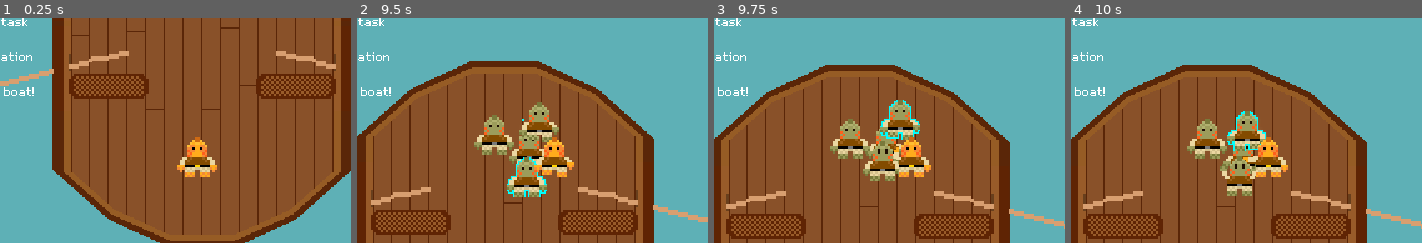
Above: before the commit, frames 1-4 (left to right).
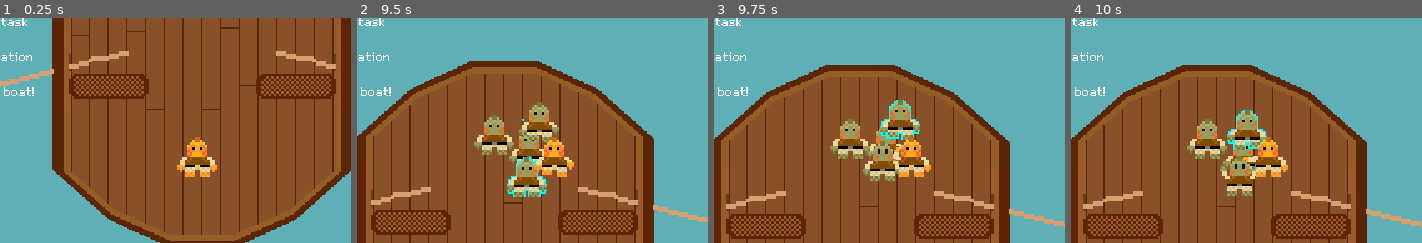
Above: after the commit, the same moments.

Repository: Splashy-Inc/splish-splashisson
Game: Godot game, scene res://Scenes/playground.tscn
Two runs of this game, one before a commit and one after it. Both use one fixed random seed, a clock stepped at 60 frames per second and the inputs below.
Inputs:
- Up to frame 1 (0.25 s): no input
- Up to frame 2 (9.5 s): tap Enter at 0.5 s; hold W (up) 0.53-2.03 s; tap I (interact) every 1.5 s from 0.6 to 8.1 s; tap O (location) every 1.5 s from 1.35 to 8.85 s; hold A (left) 2.03-3.53 s; hold S (down) 3.53-4.28 s; hold D (right) 4.28-5.03 s; hold W (up) 5.03-5.78 s; hold D (right) 5.78-8.03 s; hold S (down) 8.03-8.78 s; hold A (left) from 8.78 s (still down)
- Up to frame 3 (9.75 s): release A (left) at 9.53 s; hold W (up) from 9.53 s (still down); tap I (interact) at 9.6 s
- Up to frame 4 (10 s): keep holding W (up)
The pictures show only the part of the screen within x 28-78%, y 19-69%; the shares and areas given below are measured in that part.

Frames 1-3 are identical in both runs. In frame 4, 0.6% of the frame differs, in the area x 44-56%, y 40-60%.

Commit message:
Add collision shape to deck
Update player and crew to collide with boundary collision layer

Diff:
--- a/Scenes/crew_member.tscn
+++ b/Scenes/crew_member.tscn
@@ -376,7 +376,7 @@
 
 [node name="CrewMember" type="CharacterBody2D"]
 collision_layer = 2
-collision_mask = 5
+collision_mask = 13
 motion_mode = 1
 script = ExtResource("1_ci8gb")
 
--- a/Scenes/deck.gd
+++ b/Scenes/deck.gd
@@ -1,4 +1,4 @@
-extends Node2D
+extends StaticBody2D
 
 class_name Deck
 
--- a/Scenes/deck.tscn
+++ b/Scenes/deck.tscn
@@ -1,15 +1,31 @@
-[gd_scene load_steps=4 format=3 uid="uid://ccika7v5l27ew"]
+[gd_scene load_steps=6 format=3 uid="uid://ccika7v5l27ew"]
 
 [ext_resource type="Texture2D" uid="uid://dl2iyrtq3rdcy" path="res://Art/ShipTiles/ShipMiddle.png" id="1_146gp"]
 [ext_resource type="Script" path="res://Scenes/deck.gd" id="1_u6t8r"]
 [ext_resource type="PackedScene" uid="uid://bh2fvow0in3wk" path="res://Scenes/rowing_task.tscn" id="2_lgf02"]
 
-[node name="Deck" type="Node2D"]
+[sub_resource type="RectangleShape2D" id="RectangleShape2D_pi8fu"]
+size = Vector2(14, 120)
+
+[sub_resource type="RectangleShape2D" id="RectangleShape2D_tyg2r"]
+size = Vector2(15, 120)
+
+[node name="Deck" type="StaticBody2D"]
+collision_layer = 8
+collision_mask = 0
 script = ExtResource("1_u6t8r")
 tasks = Array[int]([0, 0, 0, 0])
 
 [node name="Sprite2D" type="Sprite2D" parent="."]
 texture = ExtResource("1_146gp")
+
+[node name="CollisionShape2D" type="CollisionShape2D" parent="."]
+position = Vector2(-113, 0)
+shape = SubResource("RectangleShape2D_pi8fu")
+
+[node name="CollisionShape2D2" type="CollisionShape2D" parent="."]
+position = Vector2(112.5, 0)
+shape = SubResource("RectangleShape2D_tyg2r")
 
 [node name="Tasks" type="Node2D" parent="."]
 
@@ -18,19 +34,23 @@
 scale = Vector2(-1, 1)
 
 [node name="RowingTask" parent="Tasks/TopLeftSlot" instance=ExtResource("2_lgf02")]
+visible = false
 
 [node name="TopRightSlot" type="Node2D" parent="Tasks"]
 position = Vector2(75, -40)
 
 [node name="RowingTask" parent="Tasks/TopRightSlot" instance=ExtResource("2_lgf02")]
+visible = false
 
 [node name="BottomLeftSlot" type="Node2D" parent="Tasks"]
 position = Vector2(-75, 40)
 scale = Vector2(-1, 1)
 
 [node name="RowingTask" parent="Tasks/BottomLeftSlot" instance=ExtResource("2_lgf02")]
+visible = false
 
 [node name="BottomRightSlot" type="Node2D" parent="Tasks"]
 position = Vector2(75, 40)
 
 [node name="RowingTask" parent="Tasks/BottomRightSlot" instance=ExtResource("2_lgf02")]
+visible = false
--- a/Scenes/splish.tscn
+++ b/Scenes/splish.tscn
@@ -241,7 +241,7 @@
 }
 
 [node name="Splish" type="CharacterBody2D"]
-collision_mask = 6
+collision_mask = 14
 motion_mode = 1
 script = ExtResource("1_34yo7")
 
--- a/project.godot
+++ b/project.godot
@@ -77,6 +77,7 @@
 2d_physics/layer_1="Player"
 2d_physics/layer_2="Crew"
 2d_physics/layer_3="Interactable"
+2d_physics/layer_4="Boundaries"
 
 [rendering]
 
